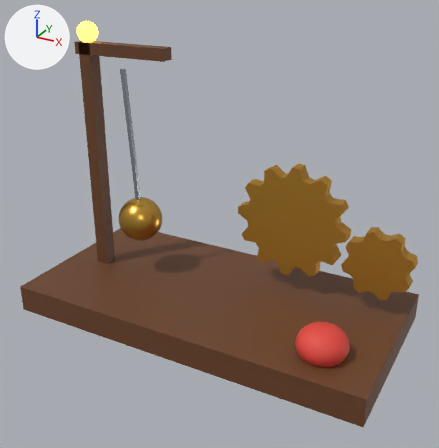
A saved change to the glTF model packages/site/public/models/clockwork/clockwork.glb.
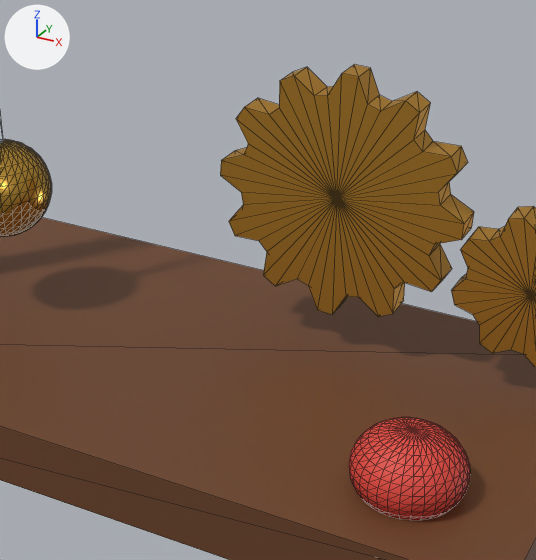
Each version is shown whole from a camera (50 mm lens) standing at (2.32, -4.17, 2.98) and looking at (0.08, -0.11, 0.95), then close up on the part from 32% to 86% of the width and 30% to 86% of the height. Every picture has the same lights, and +X, +Y and +Z are marked at upper left. The last two pictures show the newer version. The close-ups show mesh edges as thin lines. Where no turn or scale is listed for an object, it has been applied to the vertices.

Script lines for the objects in view, before the commit:
```python
me_ball = bpy.data.meshes.new('Ball')
me_ball.from_pydata(...)  # 529 vertices, 992 faces; spans x -0.202..0.202, y -0.202..0.202, z -0.154..0.154
me_ball.materials.append(mat_rubber)  # red #e2483d
me_bob = bpy.data.meshes.new('Bob')
me_bob.from_pydata(...)  # 529 vertices, 992 faces; spans x -0.199..0.199, y -0.2..0.2, z -0.199..0.199
me_bob.materials.append(mat_brass)  # orange #d4a547
me_gear_big = bpy.data.meshes.new('Gear Big')
me_gear_big.from_pydata(...)  # 98 vertices, 192 faces; spans x -0.5..0.5, y -0.06..0.06, z -0.5..0.5
me_gear_big.materials.append(mat_brushed_brass)  # orange #c9973c
ob_ball = bpy.data.objects.new('Ball', me_ball)
ob_ball.location = (1.15, -0.45, 0.324)
ob_bob = bpy.data.objects.new('Bob', me_bob)
ob_bob.location = (-0.804, 0.0, 0.773)
ob_gear_big = bpy.data.objects.new('Gear Big', me_gear_big)
ob_gear_big.location = (0.55, 0.35, 0.9)
# also in view: 'Base' at (0.0, 0.0, 0.12); 'Gear Small' at (1.32, 0.35, 0.68)
```
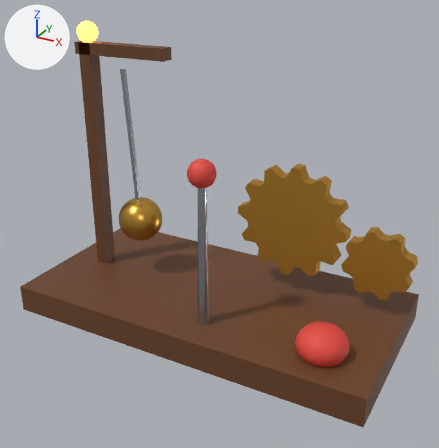
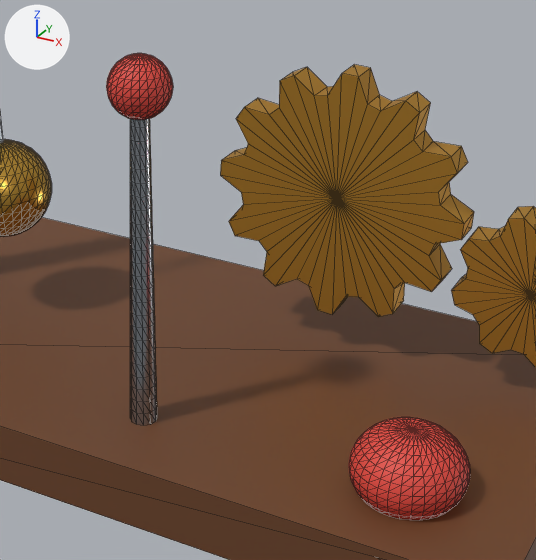
What differs and where, as boxes (x1, y1, x2, y2) in the close-ups (536 x 560 px):
'Stalk', added: after (130, 119, 157, 425)
'Bulb', added (red): after (106, 53, 173, 120)

Diff of the bpy script that builds the scene:
```diff
--- a/packages/site/public/models/clockwork/clockwork.glb.py
+++ b/packages/site/public/models/clockwork/clockwork.glb.py
@@ me_stalk @@
+me_stalk.from_pydata(...)  # 300 vertices, 576 faces; spans x 0.1..0.2, y -0.55..-0.45, z 0.24..1.44
+me_stalk.materials.append(mat_steel)  # light grey #b9c0c8
@@ me_bulb @@
+me_bulb.from_pydata(...)  # 301 vertices, 552 faces; spans x -0.11..0.11, y -0.11..0.11, z -0.11..0.11
+me_bulb.materials.append(mat_rubber)  # red #e2483d
@@ ob_stalk @@
+ob_stalk = bpy.data.objects.new('Stalk', me_stalk)
+ob_stalk.location = (0.0, 0.0, 0.0)
@@ ob_bulb @@
+ob_bulb = bpy.data.objects.new('Bulb', me_bulb)
+ob_bulb.location = (0.15, -0.5, 1.52)
```
